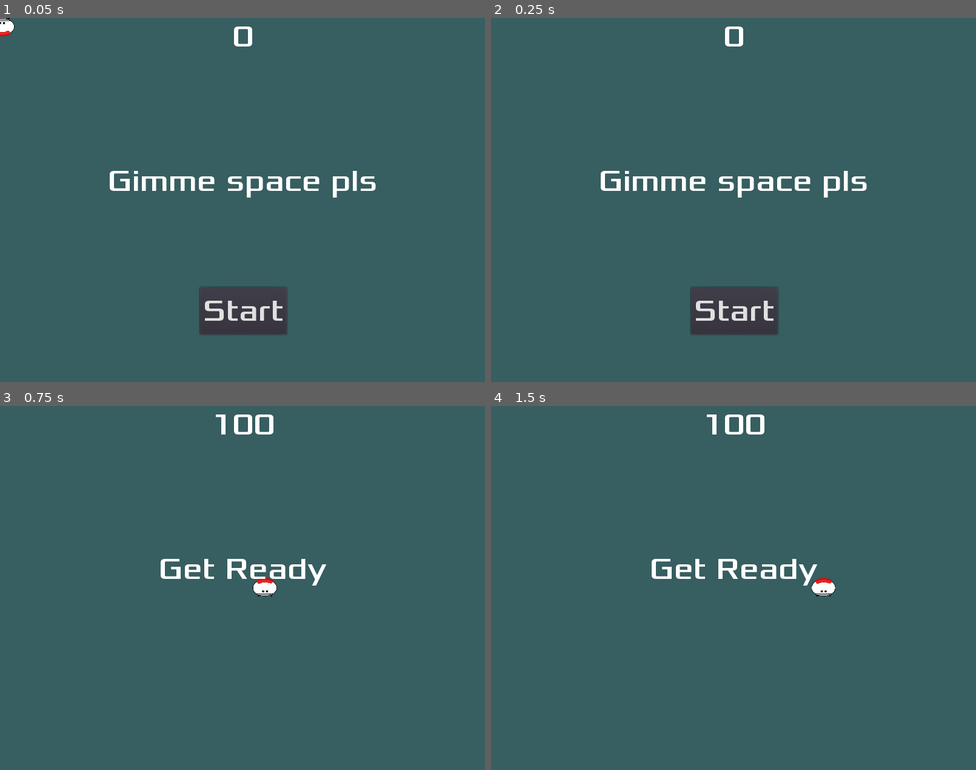
Above: before the commit, frames 1-4 (two rows, left to right).
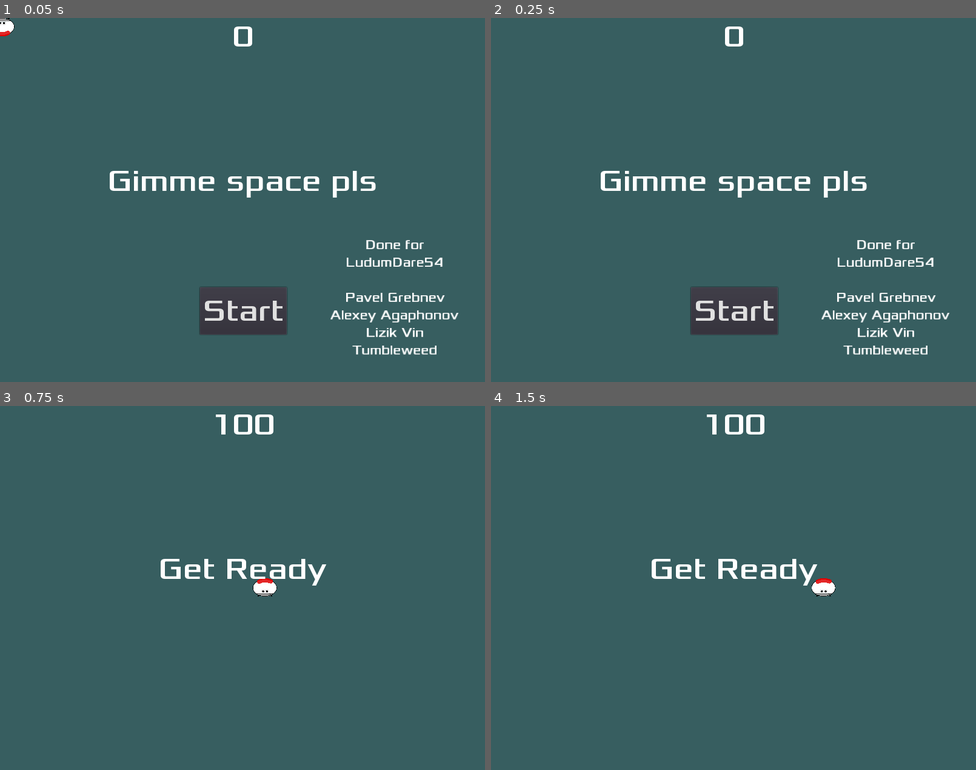
Above: after the commit, the same moments.

Repository: gameraccoon/ludum-dare-54
Game: Godot game, scene res://Main.tscn
Two runs of this game, one before a commit and one after it. Both use one fixed random seed, a clock stepped at 60 frames per second and the inputs below.
Inputs:
- Up to frame 1 (0.05 s): no input
- Up to frame 2 (0.25 s): no input
- Up to frame 3 (0.75 s): click "Start" at 0.5 s
- Up to frame 4 (1.5 s): tap Enter (start_game) at 1.25, 1.35 s; hold Right from 1.28 s (still down)

The runs differ from the first frame. In frame 1, 1.3% of the frame differs, in the area x 68-95%, y 61-93%; in frame 2, 1.3%; in frame 3, nothing differs; in frame 4, nothing differs.

Commit message:
Added base for credits

Diff:
--- a/HUD.gd
+++ b/HUD.gd
@@ -15,7 +15,7 @@
 	$MessageLabel.text = "Text after game over"
 	$MessageLabel.show()
 	yield(get_tree().create_timer(1), "timeout")
-	$StartButton.show()
+	$StartStuff.show()
 
 
 func update_score(score):
@@ -23,7 +23,7 @@
 
 
 func _on_StartButton_pressed():
-	$StartButton.hide()
+	$StartStuff.hide()
 	emit_signal("start_game")
 
 
--- a/HUD.tscn
+++ b/HUD.tscn
@@ -1,10 +1,16 @@
-[gd_scene load_steps=7 format=2]
+[gd_scene load_steps=8 format=2]
 
 [ext_resource path="res://HUD.gd" type="Script" id=1]
 [ext_resource path="res://fonts/Xolonium-Regular.ttf" type="DynamicFontData" id=2]
 
 [sub_resource type="DynamicFont" id=1]
 size = 64
+font_data = ExtResource( 2 )
+
+[sub_resource type="DynamicFont" id=5]
+size = 29
+use_mipmaps = true
+use_filter = true
 font_data = ExtResource( 2 )
 
 [sub_resource type="DynamicFont" id=2]
@@ -37,7 +43,29 @@
 text = "Gimme space pls"
 align = 1
 
-[node name="StartButton" type="Button" parent="."]
+[node name="MessageTimer" type="Timer" parent="."]
+one_shot = true
+
+[node name="StartStuff" type="Control" parent="."]
+anchor_right = 1.0
+anchor_bottom = 1.0
+
+[node name="Credits" type="Label" parent="StartStuff"]
+anchor_right = 1.0
+anchor_bottom = 1.0
+margin_left = 642.0
+margin_top = 461.0
+custom_fonts/font = SubResource( 5 )
+text = "Done for
+LudumDare54
+
+Pavel Grebnev
+Alexey Agaphonov
+Lizik Vin
+Tumbleweed"
+align = 1
+
+[node name="StartButton" type="Button" parent="StartStuff"]
 anchor_left = 0.5
 anchor_top = 1.0
 anchor_right = 0.5
@@ -53,8 +81,5 @@
 "_edit_use_anchors_": false
 }
 
-[node name="MessageTimer" type="Timer" parent="."]
-one_shot = true
-
-[connection signal="pressed" from="StartButton" to="." method="_on_StartButton_pressed"]
 [connection signal="timeout" from="MessageTimer" to="." method="_on_MessageTimer_timeout"]
+[connection signal="pressed" from="StartStuff/StartButton" to="." method="_on_StartButton_pressed"]
